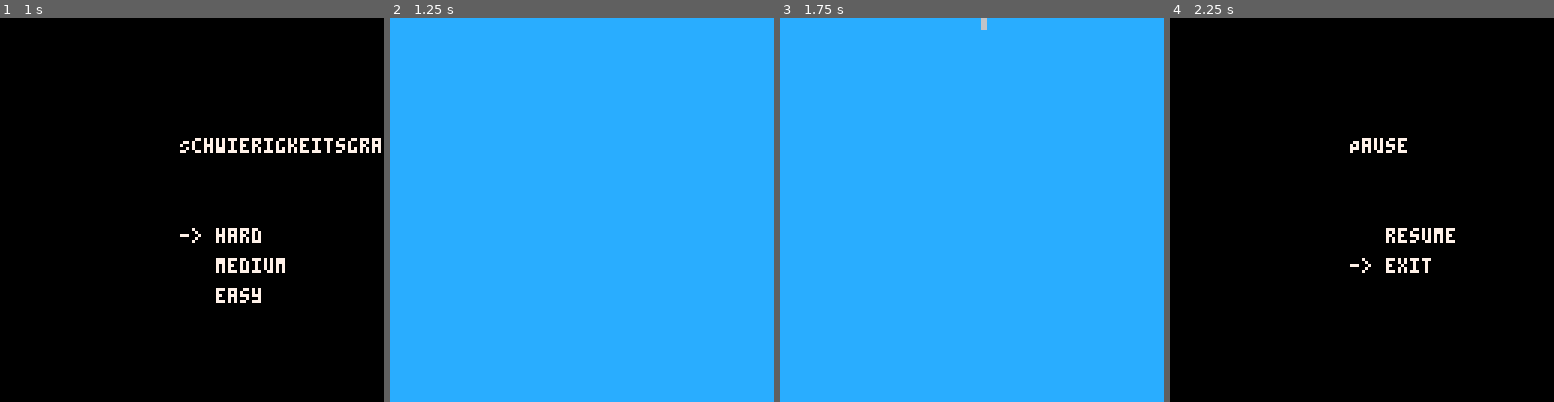
Above: before the commit, frames 1-4 (left to right).
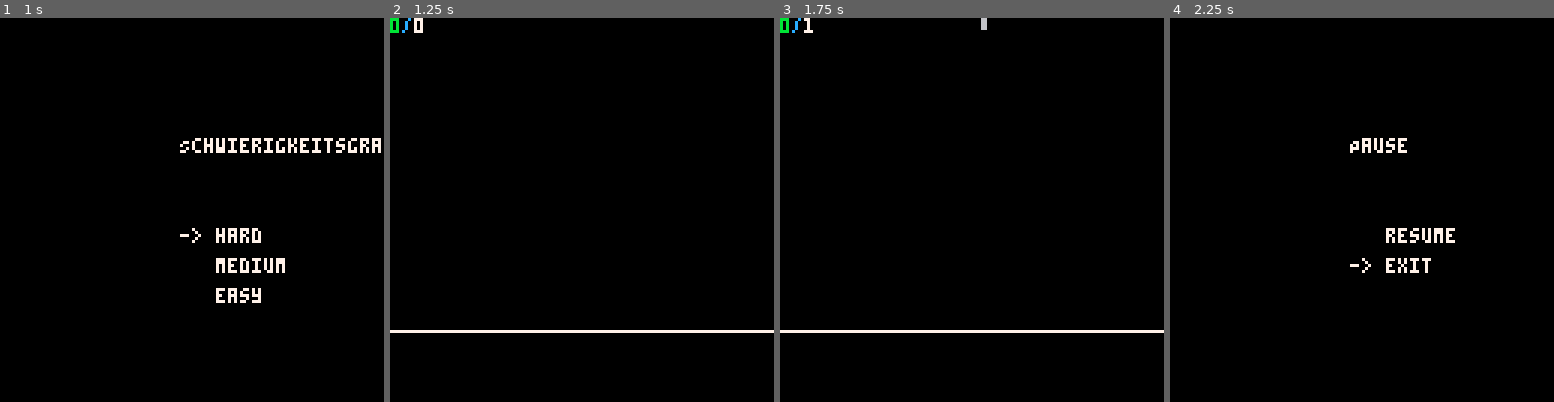
Above: after the commit, the same moments.

Repository: Chrisioo/GDD_Gruppe_1
Game: PICO-8 cartridge abschlussprojekt.p8
The game is run twice, just before and just after one commit, with the same random seed, the same clock (stepped at 60 frames per second) and the same inputs.
Inputs:
- Up to frame 1 (1 s): tap X (X key) at 0.33 s
- Up to frame 2 (1.25 s): tap X (X key) at 1.07 s
- Up to frame 3 (1.75 s): hold Right from 1.6 s (still down)
- Up to frame 4 (2.25 s): tap X (X key) at 1.85 s; release Right at 2.1 s; hold Up from 2.15 s (still down)

Frame 1 is identical in both runs. In frame 2, 100% of the frame differs, in the area x 0-100%, y 0-100%; in frame 3, 100%; in frame 4, nothing differs.

Commit message:
Code zusammengeführt, noch unsortiert, Sprite & Sound fehlen

Diff:
--- a/abschlussprojekt.p8
+++ b/abschlussprojekt.p8
@@ -2,8 +2,9 @@
 version 42
 __lua__
 
--- Hauptmenue
-
+------------------------------------------
+--               Menues                 --
+------------------------------------------
 menu_options = {"start", "exit"}
 pause_menu_options = {"resume", "exit"}
 difficulty_menu_options = {"hard", "medium", "easy"}
@@ -13,6 +14,9 @@
 function _init()
     current_state = "menu"
     selected_option = 1
+    if current_state == "game" then
+        create_cheerleader_frames()
+    end
 end
 
 function _update()
@@ -23,7 +27,7 @@
     elseif current_state == "pause_menu" then
         handle_menu_input(pause_menu_options)
     elseif current_state == "game" then
-        handle_game_input()
+        update_game()
     elseif current_state == "exit" then
         -- Kein Input im Exit-Screen
     end
@@ -113,20 +117,40 @@
 end
 
 
--- Game-Code
+------------------------------------------
+--                Spiel                 --
+------------------------------------------
 sprites = {}
 spawn_timer = 0
 spawn_interval = 2
 sprite_falling_speed = 1
+correct_count = 0
+arrows_spawned = 0
+
+hit_zone_y = 100
+hit_zone_tolerance = 8
+well_done_threshold = 2
+
+feedback_msg = ""
+
+cheer_anim_counter = 0
+cheer_anim_frames = 4
 
 function draw_game()
-    cls(12)
+    cls()
+    line(0, hit_zone_y + 4, 128, hit_zone_y + 4, 7)
+
     for sprite in all(sprites) do
         spr(sprite.sprite_id, sprite.x, sprite.y)
     end
-end
-
-function handle_game_input()
+
+    spr(cheer_anim_frames)
+    show_score()
+    show_feedback()
+end
+
+function update_game()
+
     if btnp(5) then
         current_state = "pause_menu"
     end
@@ -144,6 +169,8 @@
     end
 
     update_sprite()
+    check_input()
+    update_cheerleader_animation()
 end
 
 function spawn_sprite()
@@ -151,6 +178,7 @@
     local x = 64 -- feste X-Position
     local y = -8 -- Start れもber dem Bildschirm
     add(sprites, {sprite_id = sprite_id, x = x, y = y})
+    arrows_spawned += 1
 end
 
 function update_sprite()
@@ -158,11 +186,150 @@
         local sprite = sprites[i]
         sprite.y += sprite_falling_speed -- Sprite nach unten bewegen
         if sprite.y > 128 then
+            feedback_msg = "you suck"
             del(sprites, sprite) -- Sprite entfernen, wenn es den unteren Rand erreicht
         end
     end
 end
 
+function check_input()
+    for i = #sprites, 1, -1 do
+        local sprite = sprites[i]
+
+        -- in der trefferzone?
+        if abs(sprite.y - hit_zone_y) < hit_zone_tolerance then
+            if sprite.sprite_id == 2 and btnp(2) then
+                hit_feedback(sprite)
+            elseif sprite.sprite_id == 1 and btnp(1) then
+                hit_feedback(sprite)
+            elseif sprite.sprite_id == 0 and btnp(3) then
+                hit_feedback(sprite)
+            elseif sprite.sprite_id == 3 and btnp(0) then
+                hit_feedback(sprite)
+            end
+        end
+    end
+end
+
+function hit_feedback(sprite)
+    sfx(0)
+    correct_count += 1
+    local dist = abs(sprite.y - hit_zone_y)
+    if dist < well_done_threshold then
+        feedback_msg = "well done!"
+    else
+        feedback_msg = "good"
+    end
+    del(sprites, sprite)
+end
+
+function update_cheerleader_animation()
+    cheer_anim_counter += 1
+    -- z.b. schaltet alle 15 updates um
+    if (cheer_anim_counter % 30) < 15 then
+        cheer_anim_frame = 4
+    else
+        cheer_anim_frame = 5
+    end
+end
+
+function create_cheerleader_frames()
+    -- wir definieren 2x (8x8)-sprites (id=4, id=5)
+    -- die bilder entstehen per sset() befehl im tilesheet
+    -- idee: sprite 4 = arme unten, sprite 5 = arme oben
+    -- "b" = blond (farbe 10)
+    -- "r" = rotes outfit (farbe 8 oder 9)
+    -- "s" = haut (farbe 7 oder 14)
+    -- "." = schwarz (farbe 0)
+    local cheer1 = {
+        "..bb....",
+        "..bb....",
+        "..rb....",
+        "...r....",
+        "...ss...",
+        "...ss...",
+        "....s...",
+        "....s...",
+    }
+    local cheer2 = {
+        "..bb..bb",
+        "..bb..bb",
+        "..rb..rb",
+        "...r..r.",
+        "...sssss",
+        "....sss.",
+        ".....ss.",
+        ".....s..",
+    }
+
+    -- farb-zuordnung
+    local cmap = {
+        b=10,  -- gelb
+        r=8,   -- rot
+        s=7,   -- haut (weiれか)
+        ["."]=0
+    }
+
+    -- sprite #4: x=32..39, y=0..7
+    draw_sprite_in_sheet(cheer1, 32, 0, cmap)
+    -- sprite #5: x=40..47, y=0..7
+    draw_sprite_in_sheet(cheer2, 40, 0, cmap)
+end
+
+function draw_sprite_in_sheet(lines, sx, sy, colormap)
+    for row=0,7 do
+        local line = lines[row+1]
+        for col=0,7 do
+            local ch = sub(line, col+1, col+1)
+            local c = colormap[ch] or 0
+            sset(sx+col, sy+row, c)
+        end
+    end
+end
+
+function show_score()
+    -- x=correct_count (grれもn=11)
+    -- / (blau=12)
+    -- y=arrows_spawned (weiれか=7)
+
+    local s_x = tostr(correct_count)
+    local s_slash = "/"
+    local s_y = tostr(arrows_spawned)
+
+    color(11) -- grれもn
+    print(s_x, 0, 0)
+    local w_x = #s_x * 4
+
+    color(12) -- blau
+    print(s_slash, w_x, 0)
+    local w_slash = #s_slash * 4
+
+    color(7)  -- weiれか
+    print(s_y, w_x + w_slash, 0)
+end
+
+function show_feedback()
+    -- text oben rechts in regenbogenfarben
+    if feedback_msg == "" then
+        return
+    end
+
+    local msg = feedback_msg
+    local text_width = #msg * 4
+    local x = 128 - text_width - 2
+    local y = 0
+    rainbow_print(msg, x, y)
+end
+
+-- druckt text buchstabenweise in wechselnden farben
+function rainbow_print(txt, x, y)
+    local cols = {8,9,10,11,12,13,14}
+    local ncols = #cols
+    for i=1,#txt do
+        color(cols[(i-1)%ncols+1])
+        print(sub(txt,i,i), x + (i-1)*4, y)
+    end
+end
 
 __gfx__
 00066000000060000006600000060000000000000000000000000000000000000000000000000000000000000000000000000000000000000000000000000000
